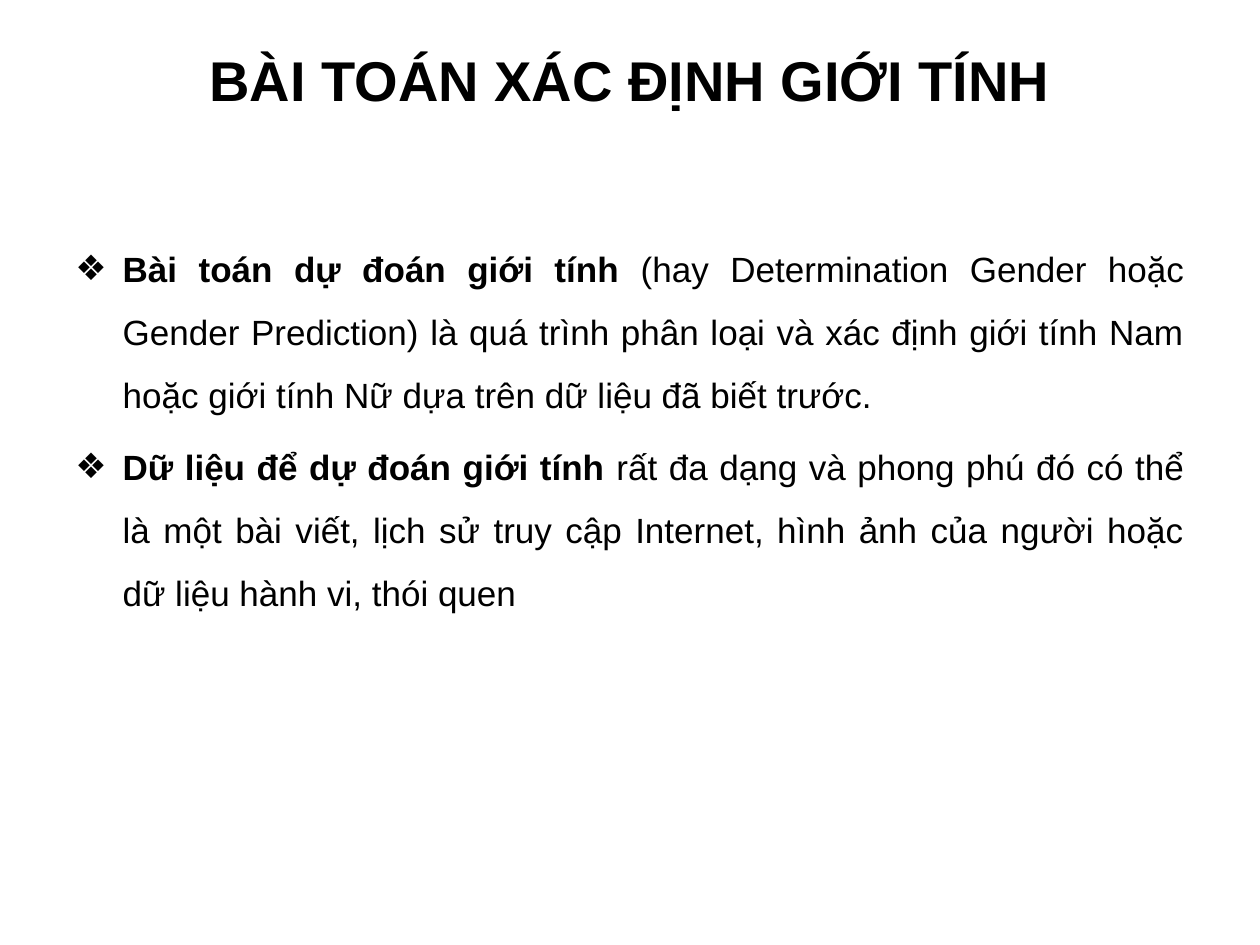
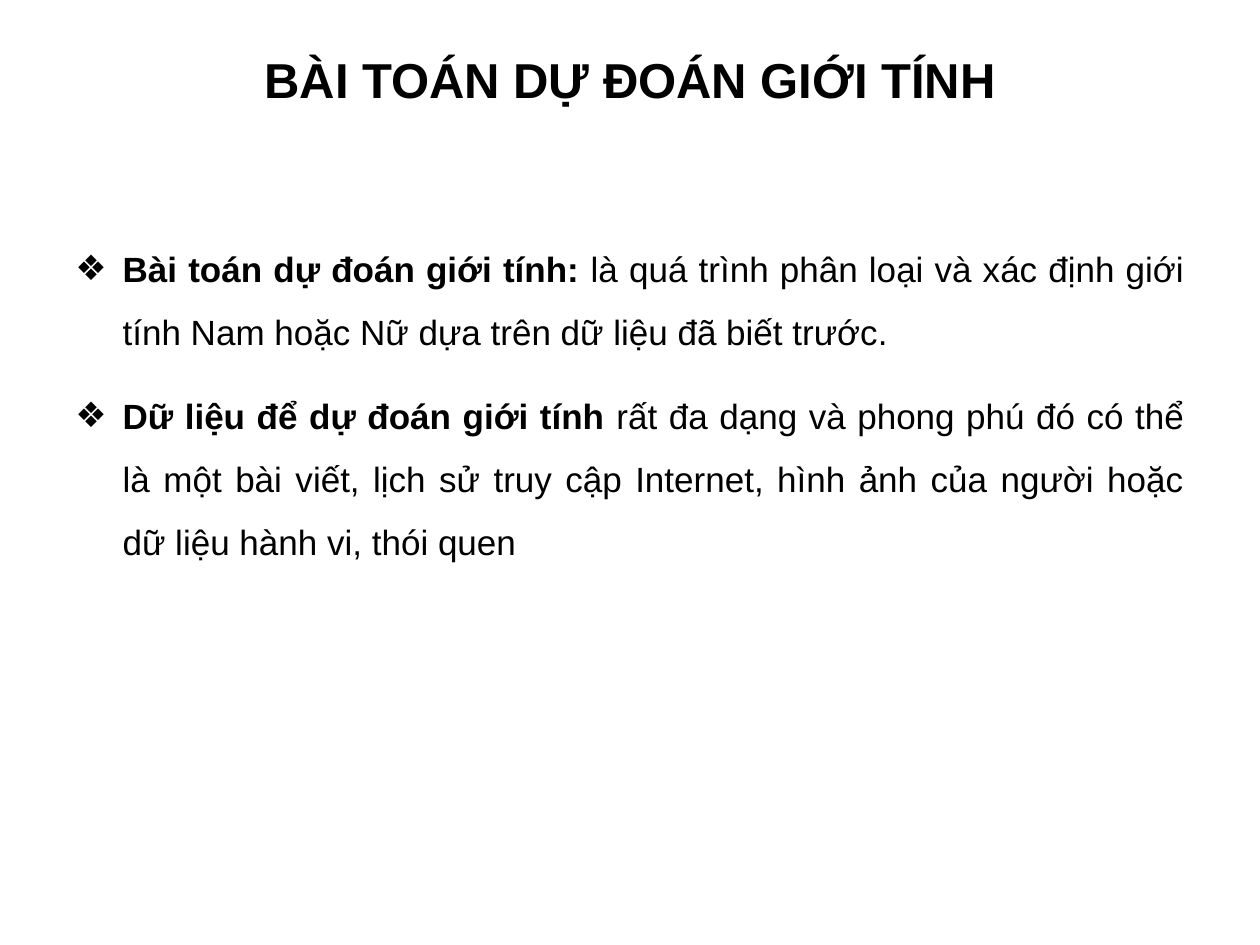
Before and after one commit to truonghaibg/thesis, a slide deck: slide 5 of tchai/Slide_LuanVan_TruongCongHai.ppt. Drawn at 1260x945 pixels with LibreOffice and Linux fonts; fonts in the diff are those of the drawing; background and template pictures are left out. Boxes give left, top, right and bottom in pixels: in the first picture for what was removed or moved away, otherwise in the second. Text is boxed around its words. In the diff, an @@ line names an element or a change of style, - is before the commit and + after.

```diff
--- a/tchai/Slide_LuanVan_TruongCongHai.ppt
+++ b/tchai/Slide_LuanVan_TruongCongHai.ppt
@@ title at [264,59,995,107]: text changed; size 32 to 28 pt @@
-BÀI TOÁN XÁC ĐỊNH GIỚI TÍNH
+BÀI TOÁN DỰ ĐOÁN GIỚI TÍNH
@@ text at [123,256,1184,351]: text changed @@
-❖ Bài toán dự đoán giới tính (hay Determination Gender hoặc Gender Prediction) là quá trình phân loại và xác định giới tính Nam hoặc giới tính Nữ dựa trên dữ liệu đã biết trước.
+❖ Bài toán dự đoán giới tính: là quá trình phân loại và xác định giới tính Nam hoặc Nữ dựa trên dữ liệu đã biết trước.
@@ text at [123,401,1184,562]: more space between paragraphs @@
```
Also in this commit, not shown: 14 other slides changed, 7 slides added, 5 slides removed.
